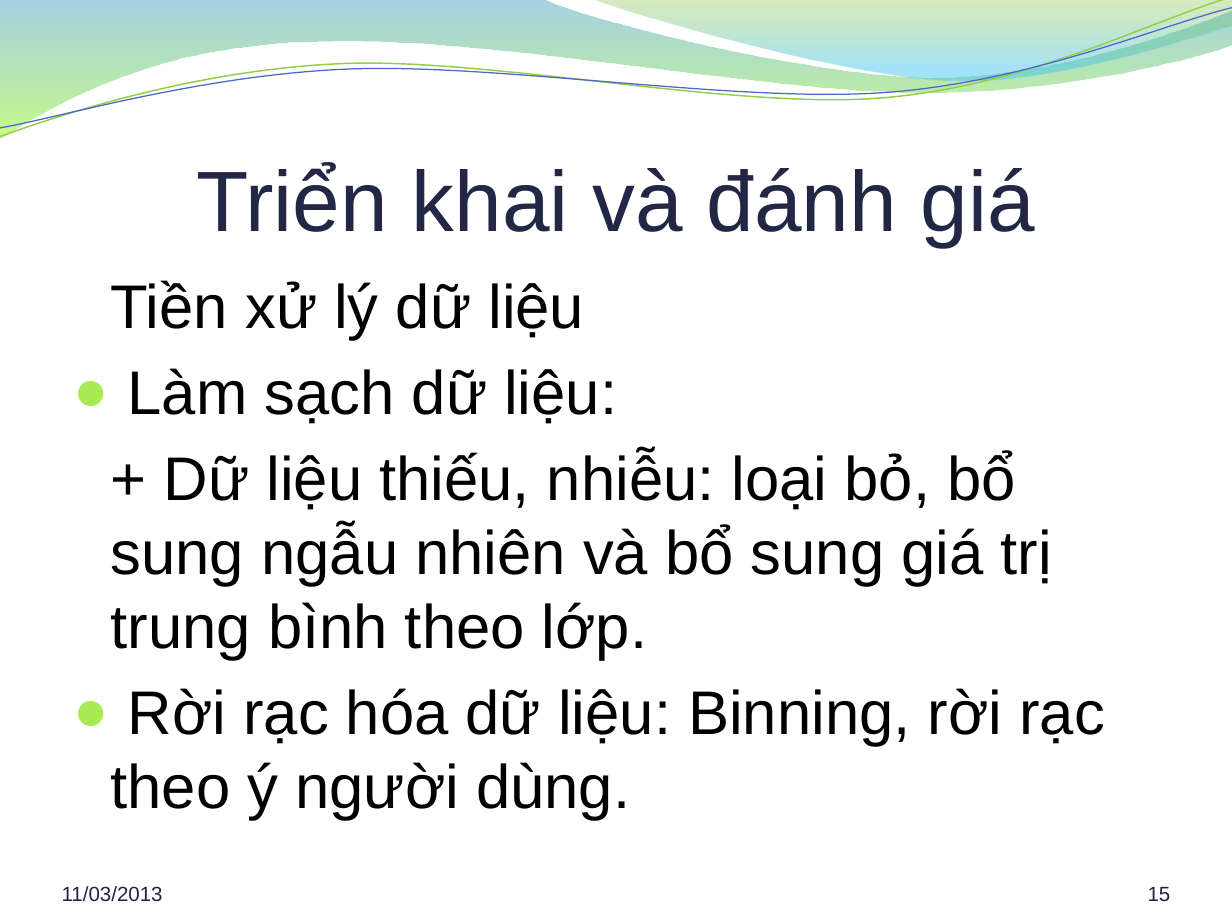
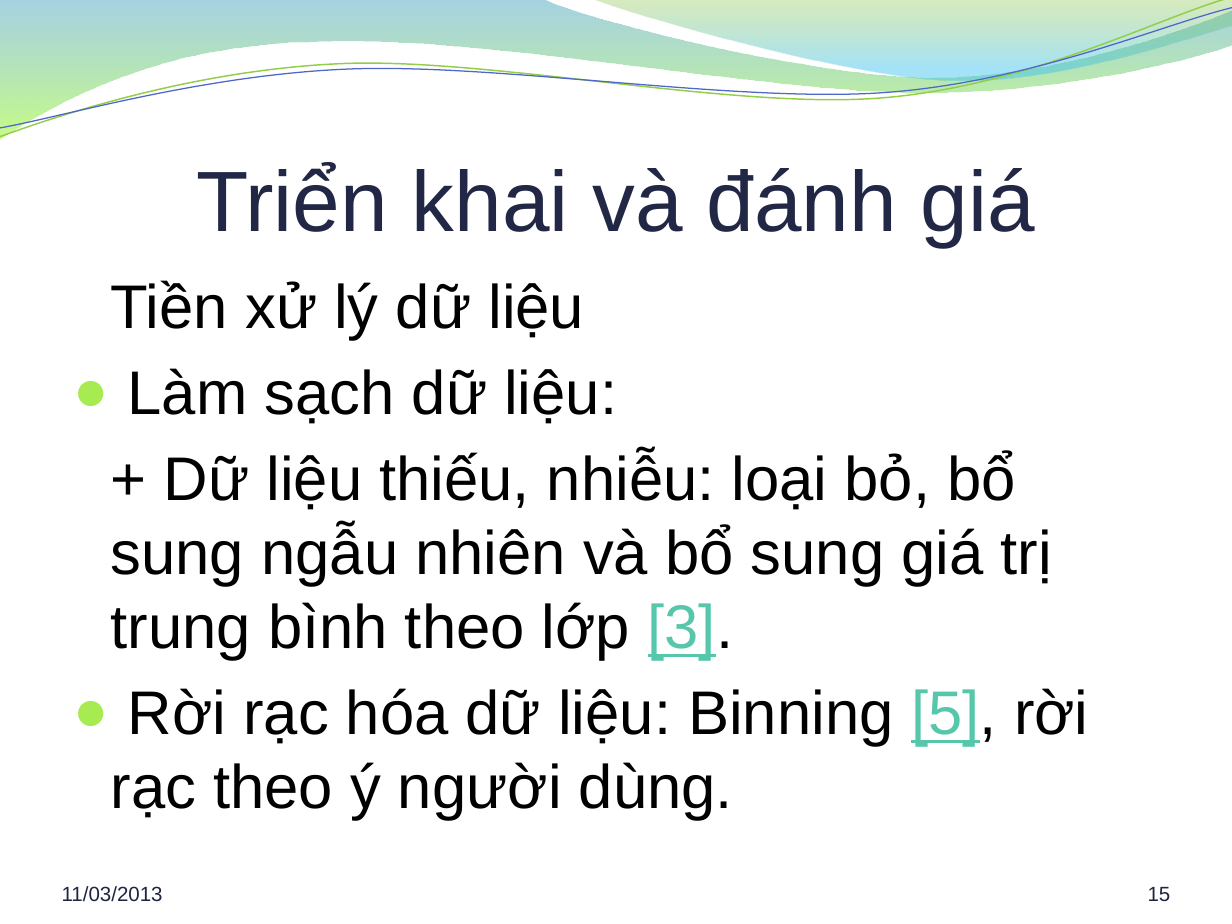
Before and after one commit to hung94it/benhvien, a slide deck: slide 15 of Diabetes/Documents/Report/Bao cao khoa luan.pptx. Drawn at 1232x924 pixels with LibreOffice and Linux fonts; fonts in the diff are those of the drawing; background and template pictures are left out. Boxes give left, top, right and bottom in pixels: in the first picture for what was removed or moved away, otherwise in the second. Text is boxed around its words. In the diff, an @@ line names an element or a change of style, - is before the commit and + after.

```diff
--- a/Diabetes/Documents/Report/Bao cao khoa luan.pptx
+++ b/Diabetes/Documents/Report/Bao cao khoa luan.pptx
@@ text at (x1=111, y1=451, x2=1089, y2=820): text changed @@
-+ Dữ liệu thiếu, nhiễu: loại bỏ, bổ sung ngẫu nhiên và bổ sung giá trị trung bình theo lớp.
-● Rời rạc hóa dữ liệu: Binning, rời rạc theo ý người dùng.
++ Dữ liệu thiếu, nhiễu: loại bỏ, bổ sung ngẫu nhiên và bổ sung giá trị trung bình theo lớp [3].
+● Rời rạc hóa dữ liệu: Binning [5], rời rạc theo ý người dùng.
```
Also in this commit, not shown: 10 other slides changed, 2 slides added, 1 other file.
